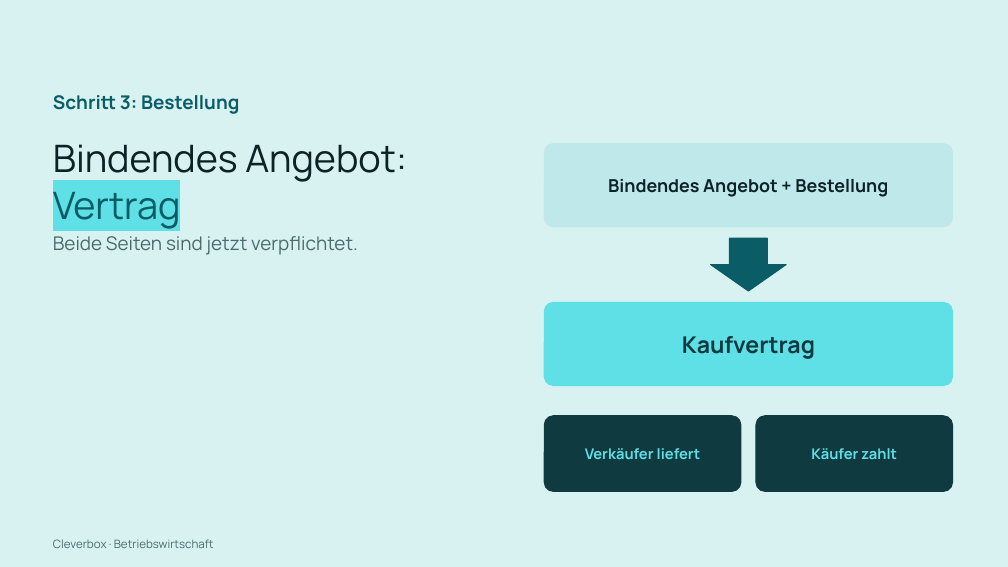
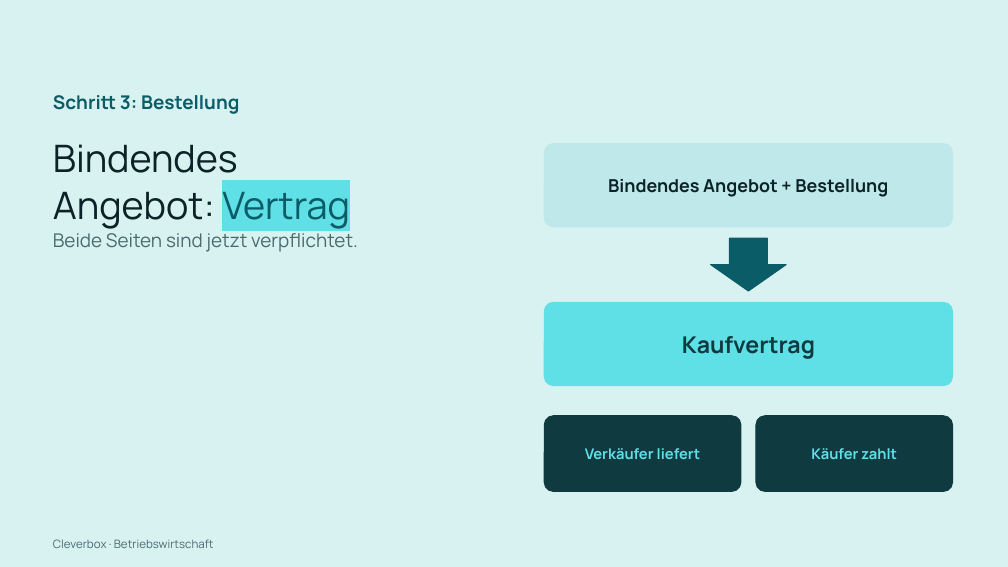
Before and after one commit to arminheske/claudecloud, a slide deck: slide 39 of videoslides/cleverbox-abwicklung-kauf-slides.pptx. Drawn at 1008x567 pixels with LibreOffice and Linux fonts; fonts in the diff are those of the drawing. Boxes give left, top, right and bottom in pixels: in the first picture for what was removed or moved away, otherwise in the second. Text is boxed around its words. In the diff, an @@ line names an element or a change of style, - is before the commit and + after.

```diff
--- a/videoslides/cleverbox-abwicklung-kauf-slides.pptx
+++ b/videoslides/cleverbox-abwicklung-kauf-slides.pptx
@@ text at [53,144,350,229]: text changed @@
-Bindendes Angebot: Vertrag
+Bindendes
+Angebot: Vertrag
@@ text "Beide Seiten sind jetzt verpflichtet.": place and size @@
-text "Beide Seiten sind jetzt verpflichtet." at [53,236,358,255]
+text "Beide Seiten sind jetzt verpflichtet." at [53,230,358,252]
```
Also in this commit, not shown: 60 other slides changed, 1 other file.
